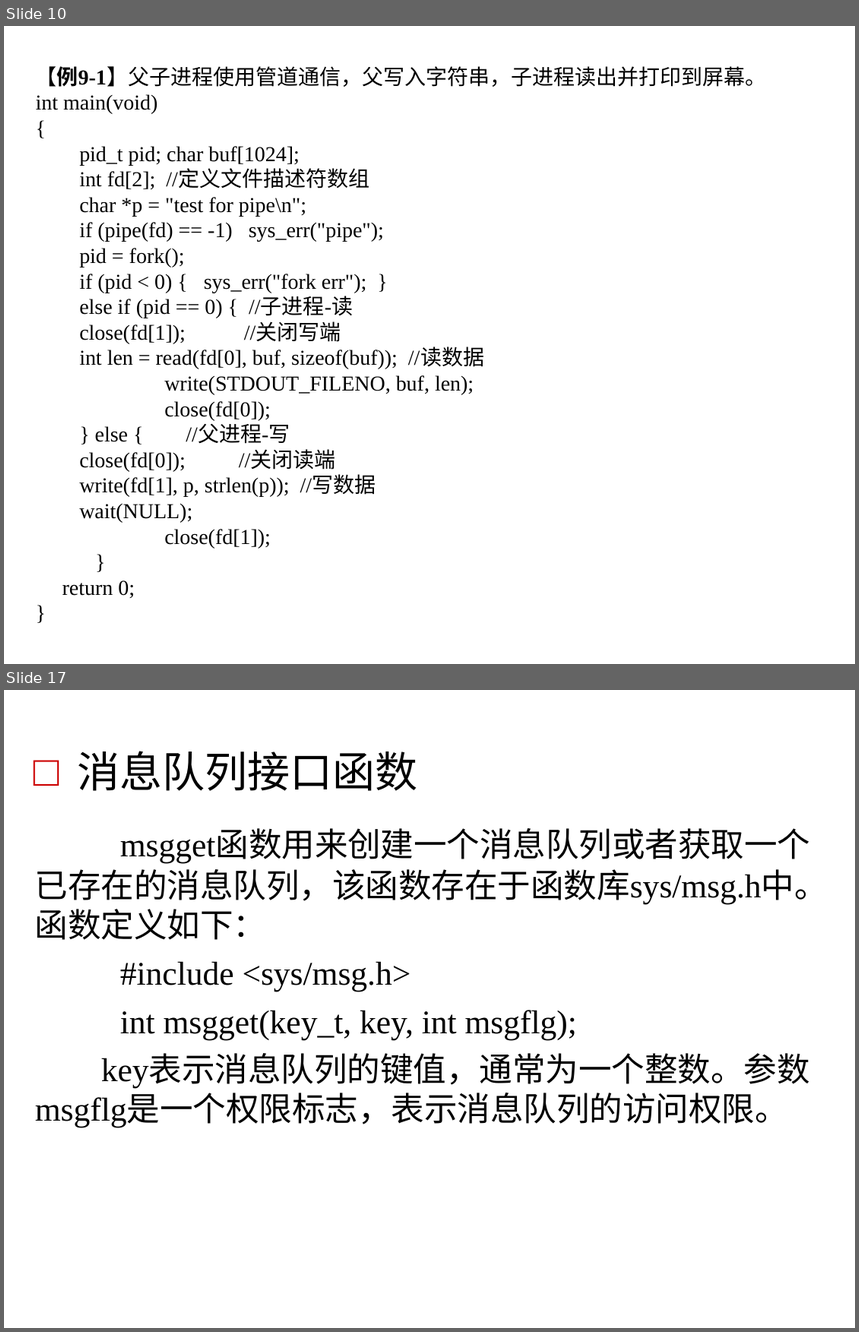
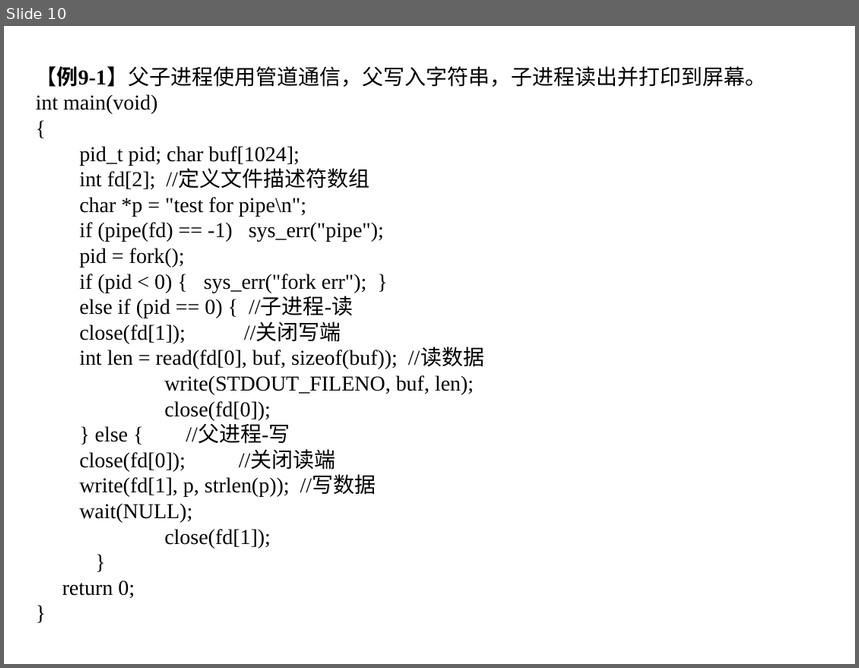
Before and after one commit to gengabcd/linux_ppt, a slide deck: 第9章 进程间通信 .ppt. Shown one above the other, each under a label of ours: slides 10 and 17 before the commit, slide 10 after it; the slides between them are not shown. The pictures are 859x1332 and 859x668 pixels, drawn with LibreOffice and Linux fonts; fonts in the diff are those of the drawing; background and template pictures are left out. Boxes give left, top, right and bottom in pixels: in the first picture for what was removed or moved away, otherwise in the second. Text is boxed around its words. In the diff, an @@ line names an element or a change of style, - is before the commit and + after.

```diff
--- a/第9章 进程间通信 .ppt
+++ b/第9章 进程间通信 .ppt
@@ slide 17 removed at (4,690,855,1328), background picture (left out) @@
@@ text removed at (77,751,417,791) @@
-□ 消息队列接口函数
@@ text removed at (35,869,828,1128) @@
-msgget函数用来创建一个消息队列或者获取一个已存在的消息队列，该函数存在于函数库sys/msg.h中。函数定义如下：
-#include <sys/msg.h>
-int msgget(key_t, key, int msgflg);
-key表示消息队列的键值，通常为一个整数。参数msgflg是一个权限标志，表示消息队列的访问权限。
```
Also in this commit, not shown: 32 other slides removed.
